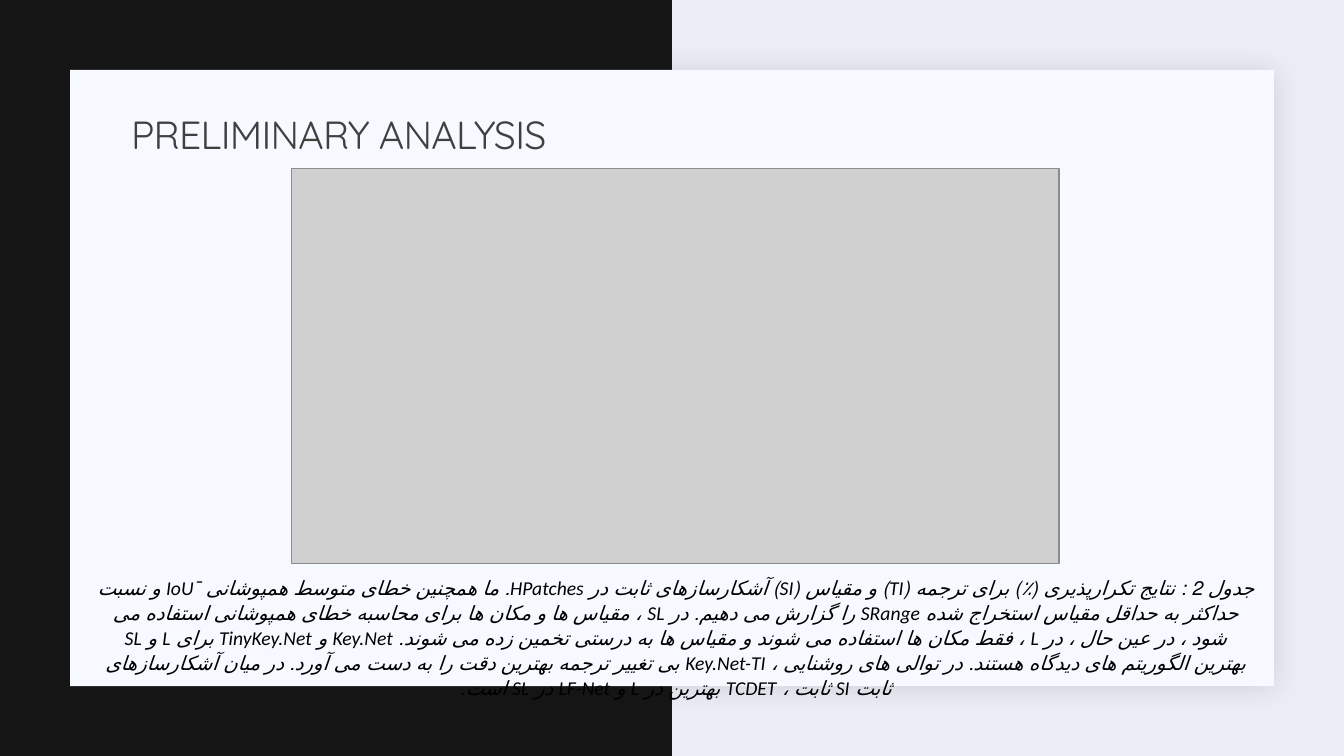
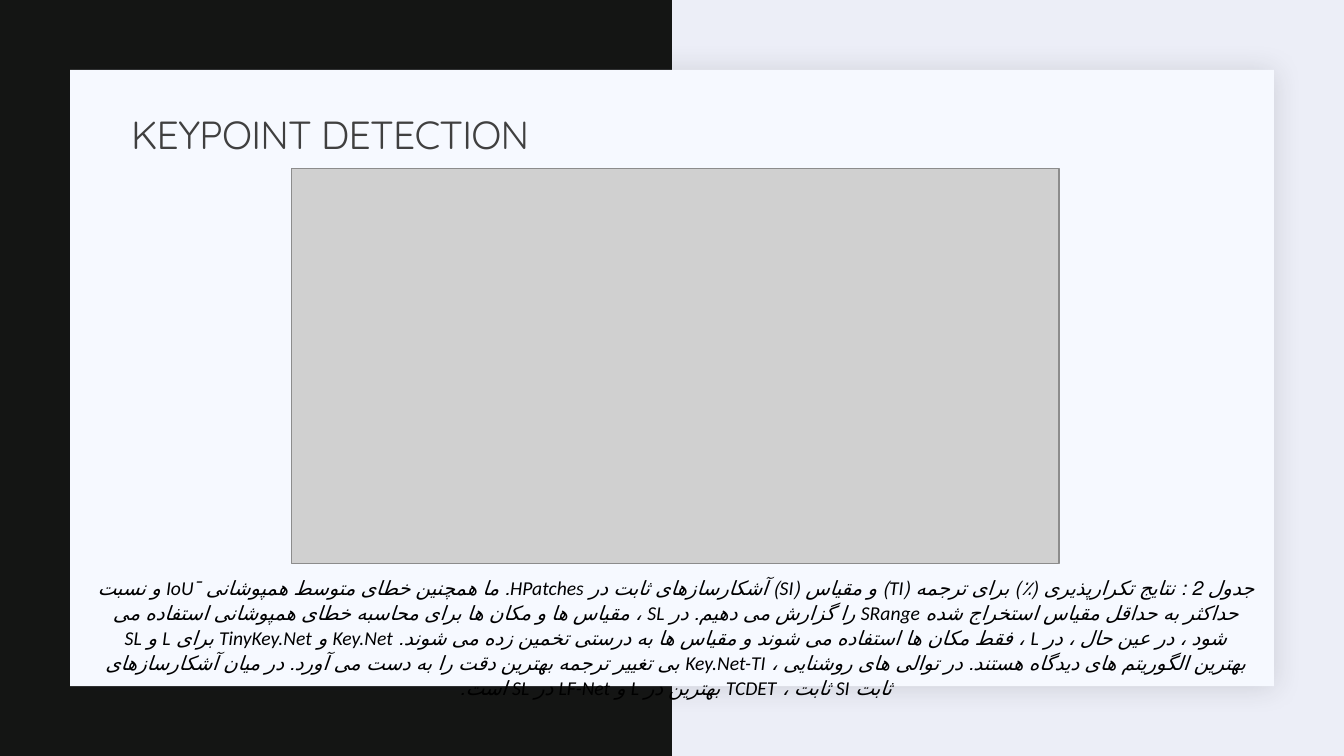
Before and after one commit to semnan-university-ai/Key.Net, a slide deck: slide 29 of slides.pptx (slide 28 before the commit). Drawn at 1344x756 pixels with LibreOffice and Linux fonts; fonts in the diff are those of the drawing; grey boxes stand for pictures. Boxes give left, top, right and bottom in pixels: in the first picture for what was removed or moved away, otherwise in the second. Text is boxed around its words. In the diff, an @@ line names an element or a change of style, - is before the commit and + after.

```diff
--- a/slides.pptx
+++ b/slides.pptx
@@ title at (131,121,529,150): text changed @@
-PRELIMINARY ANALYSIS
+KEYPOINT DETECTION
```
Also in this commit, not shown: 5 other slides changed, 1 slide added, 1 other file.
